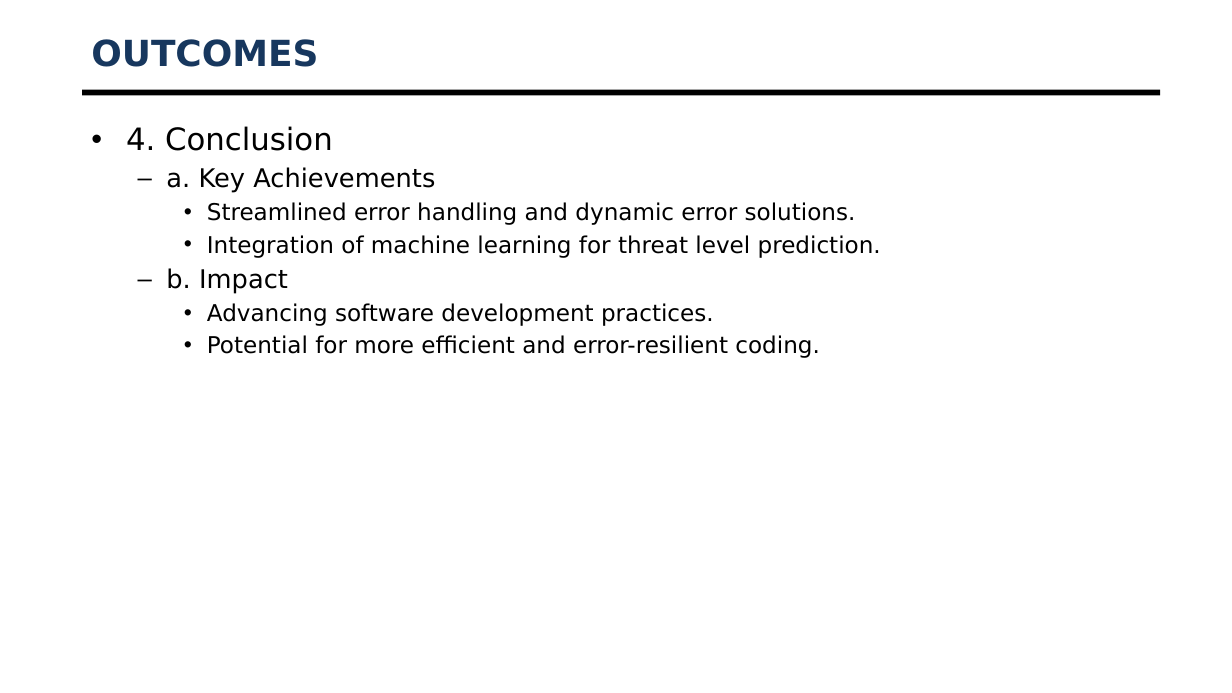
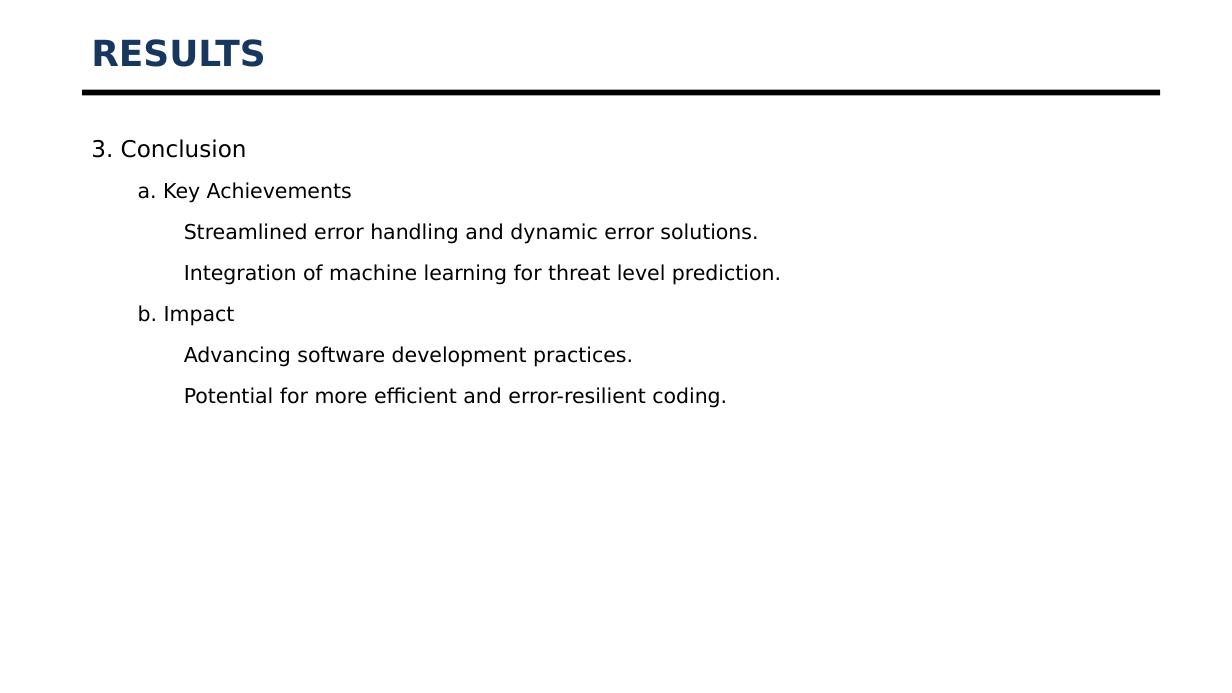
Before and after one commit to KiranspaceLDR/AI-Server-Log-Mangement-Software, a slide deck: slide 25 of Documentation/20201CEI0161_Final_Presentation.pptx (slide 27 before the commit). Drawn at 1232x693 pixels with LibreOffice and Linux fonts; fonts in the diff are those of the drawing; background and template pictures are left out. Boxes give left, top, right and bottom in pixels: in the first picture for what was removed or moved away, otherwise in the second. Text is boxed around its words. In the diff, an @@ line names an element or a change of style, - is before the commit and + after.

```diff
--- a/Documentation/20201CEI0161_Final_Presentation.pptx
+++ b/Documentation/20201CEI0161_Final_Presentation.pptx
@@ title at <box>91,39,265,67</box>: text changed @@
-OUTCOMES
+RESULTS
@@ text at <box>91,139,247,158</box>: text changed; size 24 to 18 pt @@
-• 4. Conclusion
+3. Conclusion
@@ text at <box>138,182,781,408</box>: size 20 to 16 pt in "a. Key Achievements", "b. Impact"; size 18 to 16 pt in "Streamlined error handling and dynamic error solutions.", "Integration of machine learning for threat level ...", "Advancing software development practices.", "Potential for more efficient and error-resilient coding."; bullet – to none; line spacing 1 to 1.5; bullet • to none @@
```
Also in this commit, not shown: 21 other slides changed, 4 slides removed, 4 other files.
